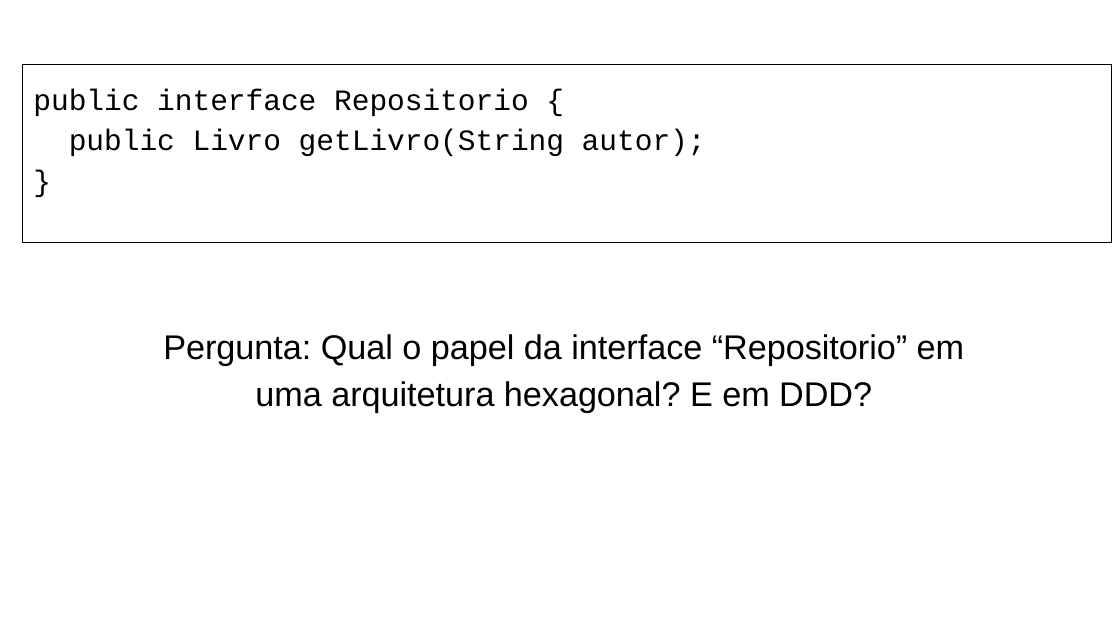
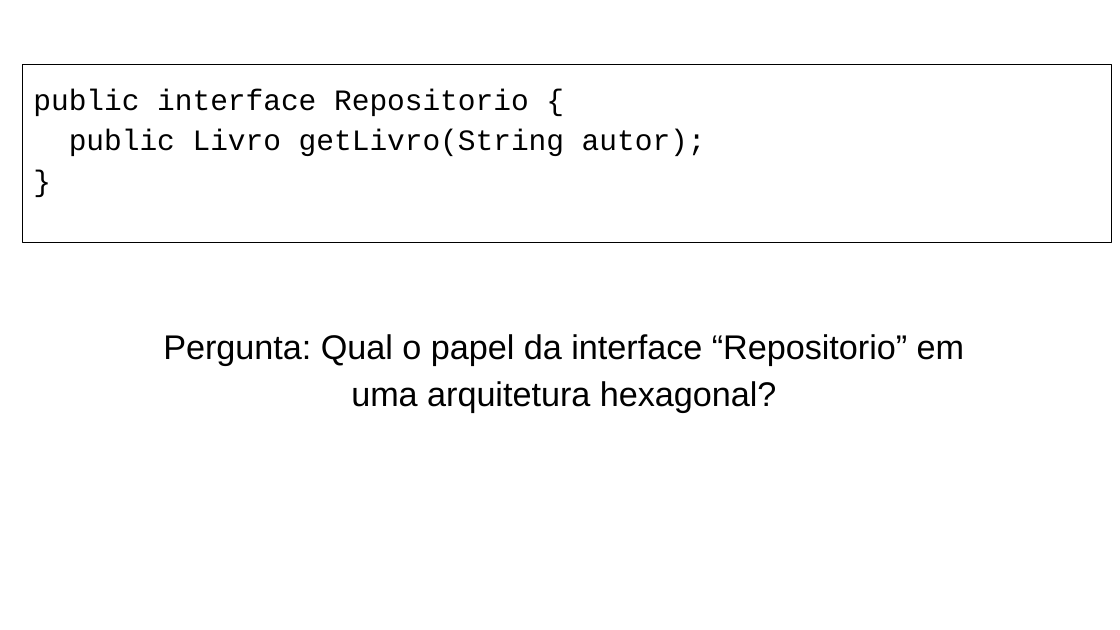
Before and after one commit to eduardocunha11/firstblog, a slide deck: slide 15 of aulas/gsi526/Aula 7 - Arquitetura Hexagonal e Serverless.pptx (slide 44 before the commit). Drawn at 1120x630 pixels with LibreOffice and Linux fonts; fonts in the diff are those of the drawing. Boxes give left, top, right and bottom in pixels: in the first picture for what was removed or moved away, otherwise in the second. Text is boxed around its words. In the diff, an @@ line names an element or a change of style, - is before the commit and + after.

Commit message:
Resumindo os Slides sobre Arquitetura Hexagonal e Serverless

```diff
--- a/aulas/gsi526/Aula 7 - Arquitetura Hexagonal e Serverless.pptx
+++ b/aulas/gsi526/Aula 7 - Arquitetura Hexagonal e Serverless.pptx
@@ text at (163,334,964,413): text changed @@
-Pergunta: Qual o papel da interface “Repositorio” em uma arquitetura hexagonal? E em DDD?
+Pergunta: Qual o papel da interface “Repositorio” em uma arquitetura hexagonal?
```
Also in this commit, not shown: 5 other slides changed, 105 slides removed, 1 other file.
